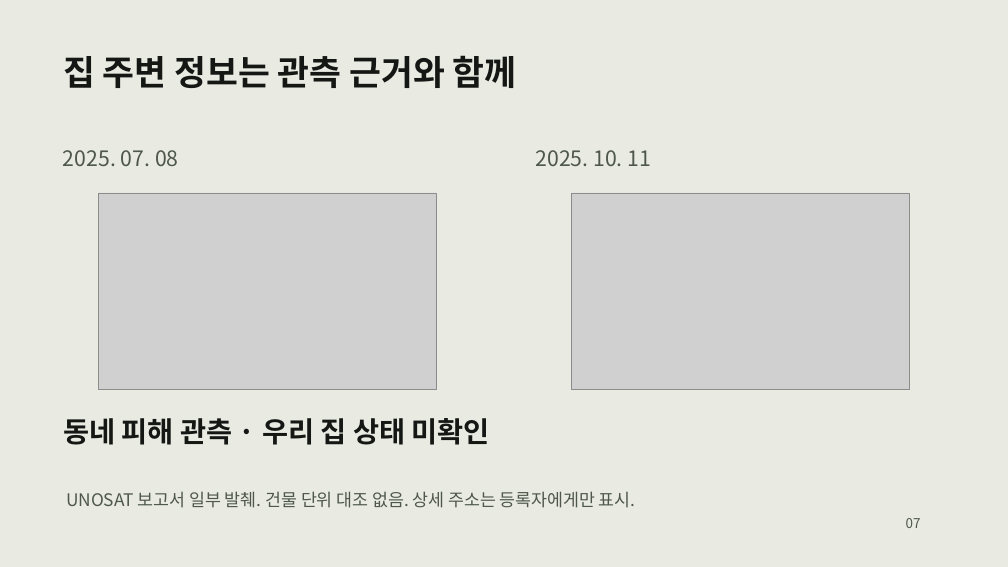
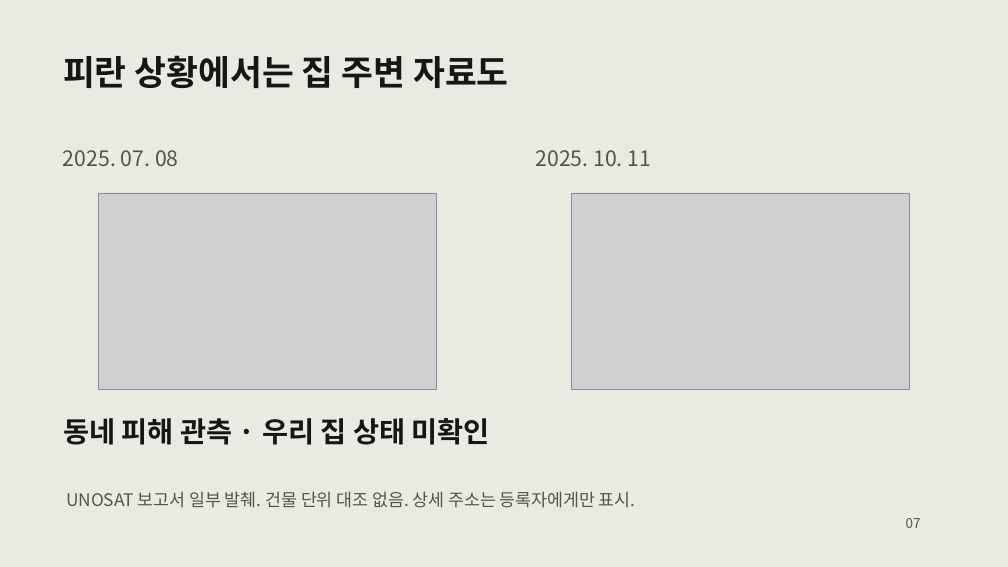
Before and after one commit to JeongHanAh/2026COM-s-Hackathon, a slide deck: slide 7 of submission/01_발표자료.pptx. Drawn at 1008x567 pixels with LibreOffice and Linux fonts; fonts in the diff are those of the drawing; grey boxes stand for pictures. Boxes give left, top, right and bottom in pixels: in the first picture for what was removed or moved away, otherwise in the second. Text is boxed around its words. In the diff, an @@ line names an element or a change of style, - is before the commit and + after.

```diff
--- a/submission/01_발표자료.pptx
+++ b/submission/01_발표자료.pptx
@@ text at <box>63,55,509,88</box>: text changed @@
-집 주변 정보는 관측 근거와 함께
+피란 상황에서는 집 주변 자료도
```
Also in this commit, not shown: 7 other slides changed, 12 other files.
